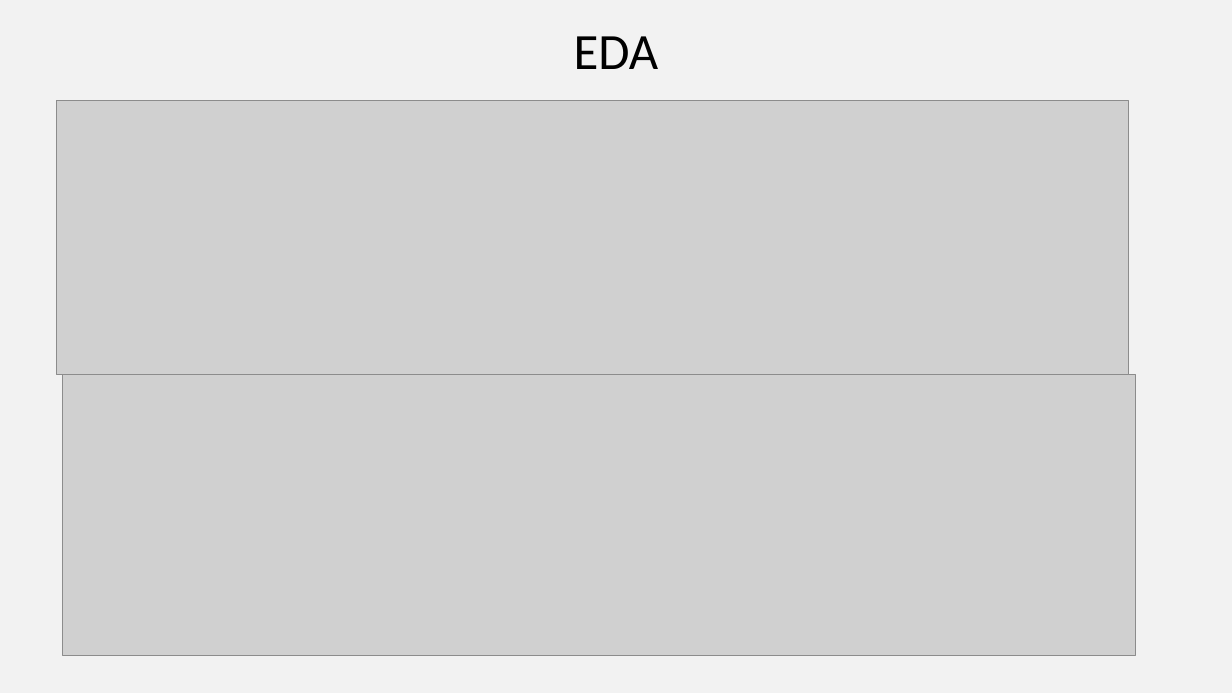
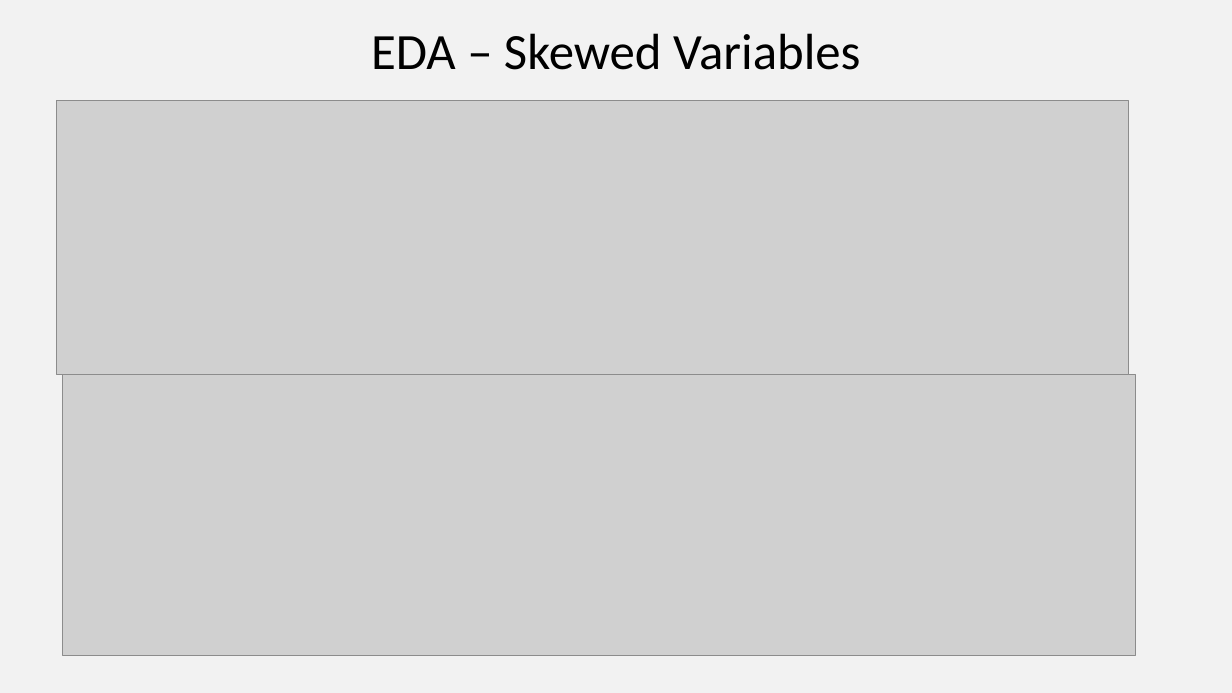
Before and after one commit to deckerdog/WebScrapeProj, a slide deck: slide 7 of GoFundMe Present.pptx. Drawn at 1232x693 pixels with LibreOffice and Linux fonts; fonts in the diff are those of the drawing; grey boxes stand for pictures. Boxes give left, top, right and bottom in pixels: in the first picture for what was removed or moved away, otherwise in the second. Text is boxed around its words. In the diff, an @@ line names an element or a change of style, - is before the commit and + after.

```diff
--- a/GoFundMe Present.pptx
+++ b/GoFundMe Present.pptx
@@ text at (371,33,860,70): text changed @@
-EDA
+EDA – Skewed Variables
```
Also in this commit, not shown: 4 other slides changed.
